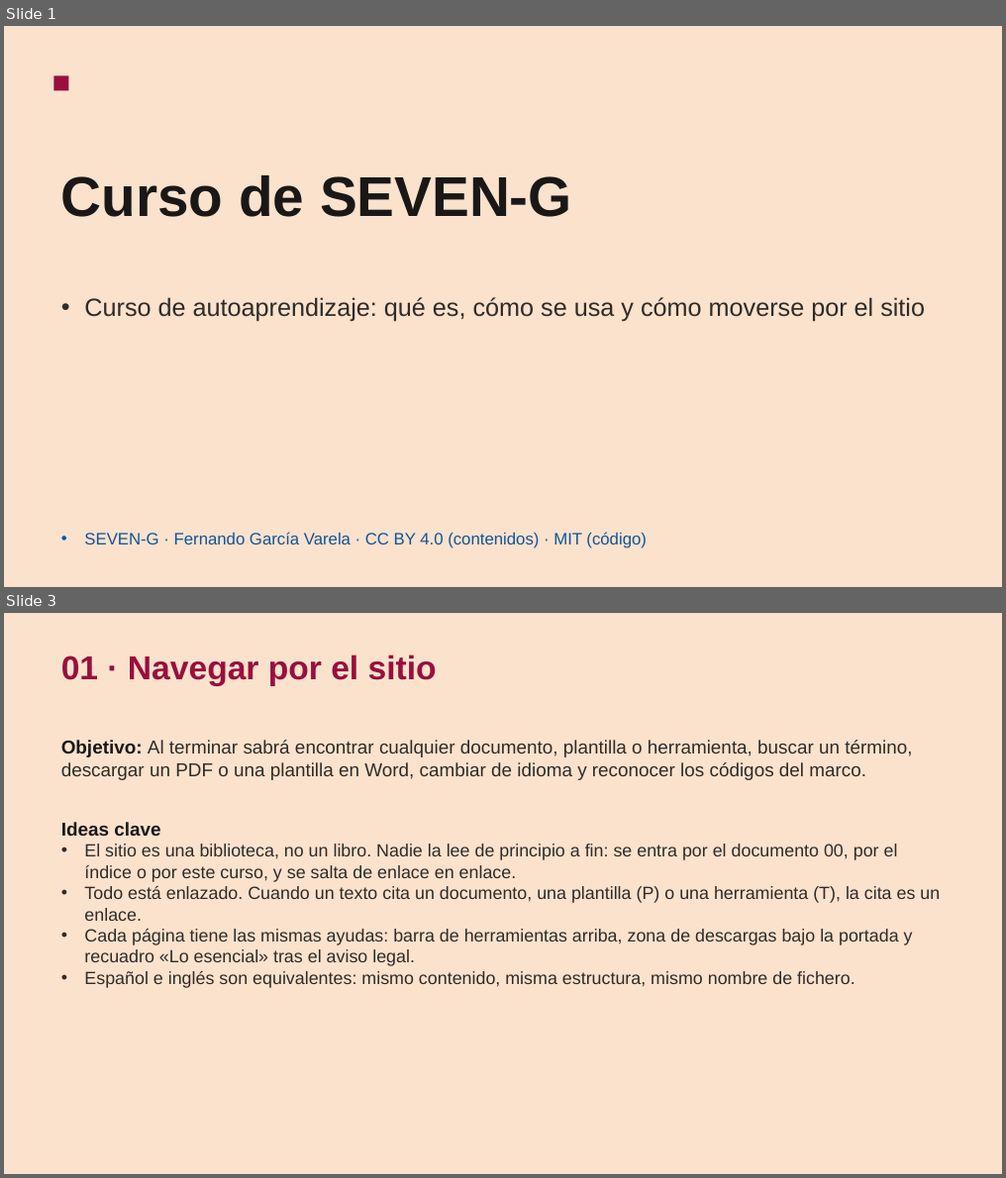
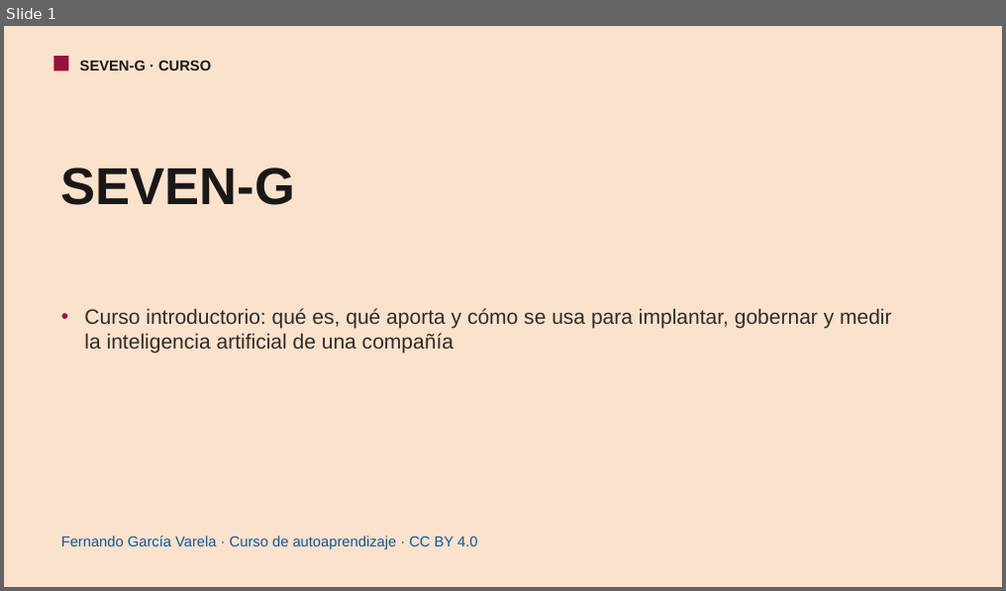
Before and after one commit to seachad/AI_CONSULTING, a slide deck: SEVEN-G/pptx/es/SEVEN-G_Curso.pptx. Shown one above the other, each under a label of ours: slides 1 and 3 before the commit, slide 1 after it; the slides between them are not shown. The pictures are 1006x1178 and 1006x591 pixels, drawn with LibreOffice and Linux fonts; fonts in the diff are those of the drawing. Boxes give left, top, right and bottom in pixels: in the first picture for what was removed or moved away, otherwise in the second. Text is boxed around its words. In the diff, an @@ line names an element or a change of style, - is before the commit and + after.

```diff
--- a/SEVEN-G/pptx/es/SEVEN-G_Curso.pptx
+++ b/SEVEN-G/pptx/es/SEVEN-G_Curso.pptx
@@ slide 3 removed at (4, 613, 1002, 1174), background #FBE2CD @@
@@ text removed at (61, 655, 437, 686) @@
-01 · Navegar por el sitio
@@ text removed at (61, 740, 912, 780) @@
-Objetivo: Al terminar sabrá encontrar cualquier documento, plantilla o herramienta, buscar un término, descargar un PDF o una plantilla en Word, cambiar de idioma y reconocer los códigos del marco.
@@ text removed at (61, 822, 940, 988) @@
-Ideas clave
-• El sitio es una biblioteca, no un libro. Nadie la lee de principio a fin: se entra por el documento 00, por el índice o por este curso, y se salta de enlace en enlace.
-• Todo está enlazado. Cuando un texto cita un documento, una plantilla (P) o una herramienta (T), la cita es un enlace.
-• Cada página tiene las mismas ayudas: barra de herramientas arriba, zona de descargas bajo la portada y recuadro «Lo esencial» tras el aviso legal.
-• Español e inglés son equivalentes: mismo contenido, misma estructura, mismo nombre de fichero.
@@ slide 1 changed as well @@
@@ rectangle: place and size @@
-rectangle at (54, 76, 69, 91)
+rectangle at (54, 56, 69, 71)
@@ text added at (80, 60, 211, 71), 14 pt, text #1A1817, bold @@
+SEVEN-G · CURSO
@@ text at (61, 168, 295, 205): text changed; size 54 to 50 pt @@
-Curso de SEVEN-G
+SEVEN-G
@@ text at (84, 308, 892, 354): text changed; size 24 to 20 pt @@
-• Curso de autoaprendizaje: qué es, cómo se usa y cómo moverse por el sitio
+• Curso introductorio: qué es, qué aporta y cómo se usa para implantar, gobernar y medir la inteligencia artificial de una compañía
@@ text at (61, 536, 477, 550): text changed; size 16 to 14 pt @@
-• SEVEN-G · Fernando García Varela · CC BY 4.0 (contenidos) · MIT (código)
+Fernando García Varela · Curso de autoaprendizaje · CC BY 4.0
```
Also in this commit, not shown: 16 slides added, 10 other slides removed, 2 other files.
